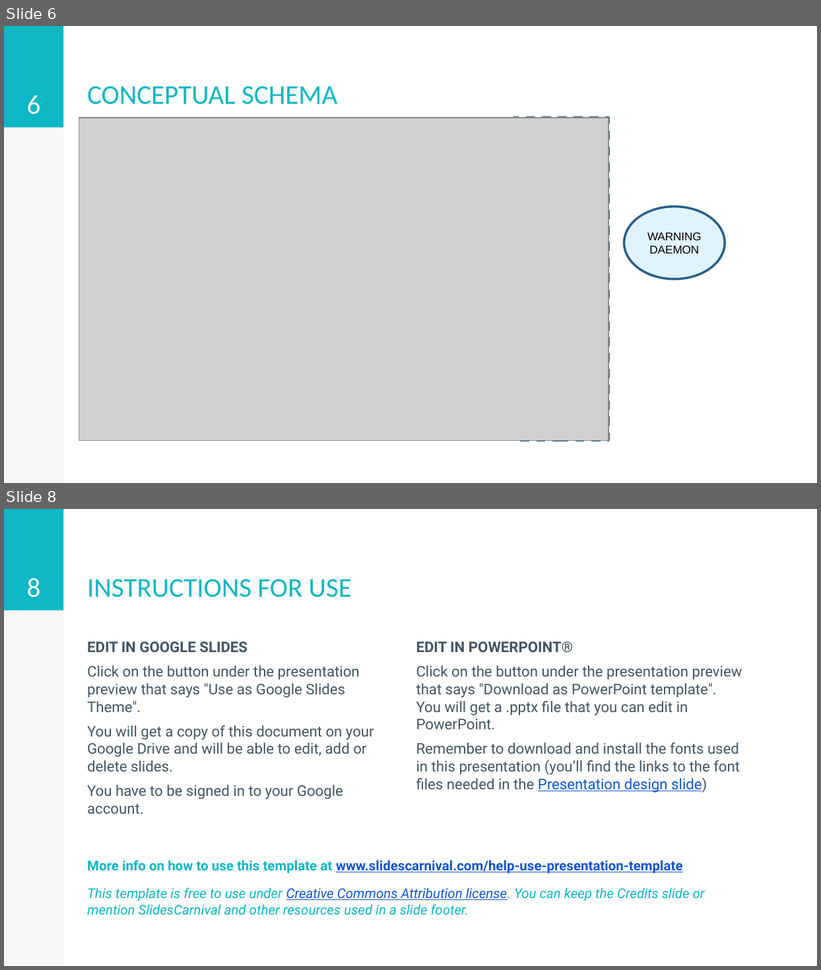
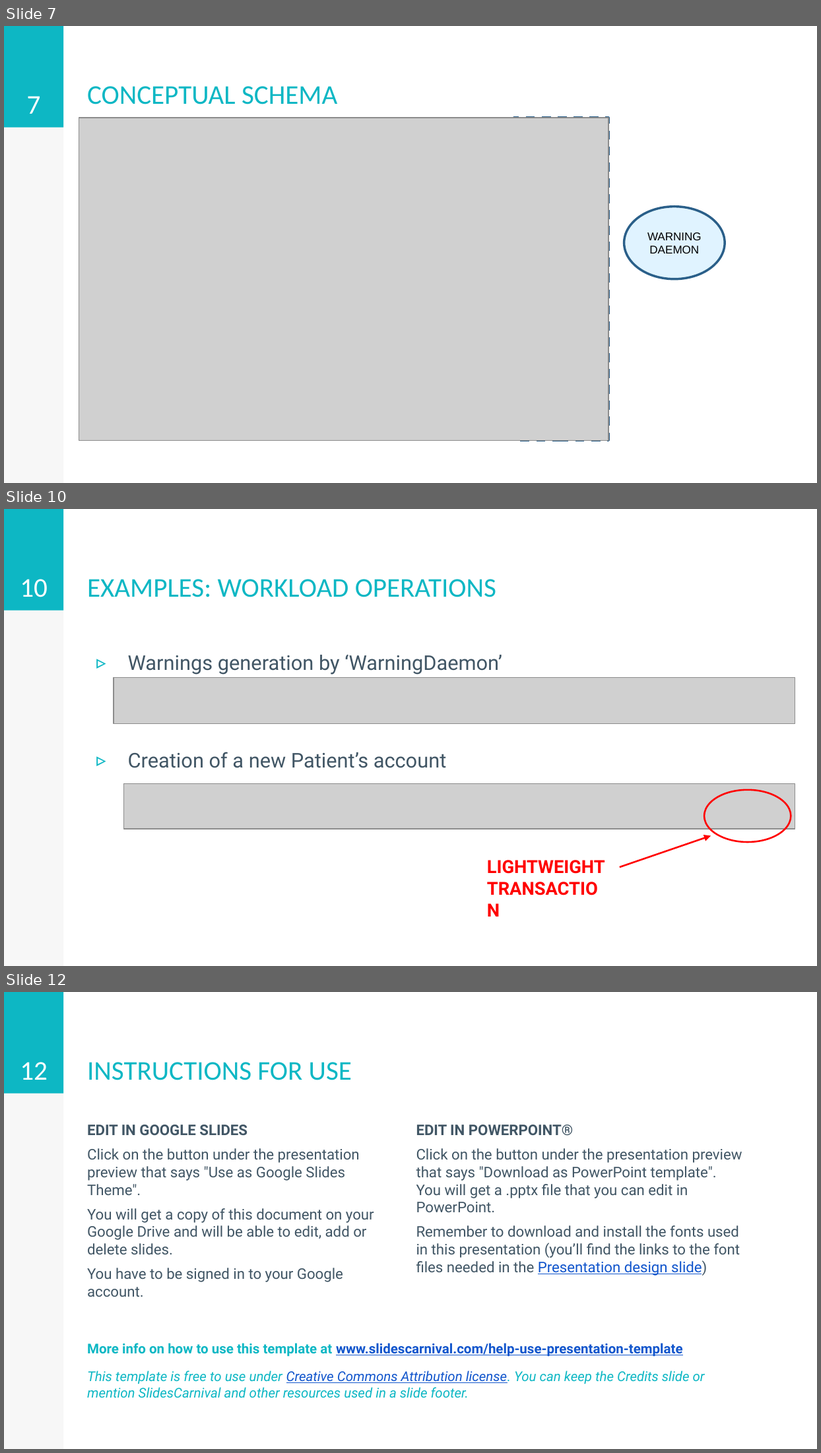
Before and after one commit to stefano-rebora/ADM_Project_2017-2018, a slide deck: documents/project_presentation.pptx. Shown one above the other, each under a label of ours: slides 6 and 8 before the commit, slides 7, 10 and 12 after it; the slides between them are not shown. The pictures are 821x970 and 821x1453 pixels, drawn with LibreOffice and Linux fonts; fonts in the diff are those of the drawing; grey boxes stand for pictures. Boxes give left, top, right and bottom in pixels: in the first picture for what was removed or moved away, otherwise in the second. Text is boxed around its words. In the diff, an @@ line names an element or a change of style, - is before the commit and + after.

```diff
--- a/documents/project_presentation.pptx
+++ b/documents/project_presentation.pptx
@@ slide 10 added at (x1=4, y1=509, x2=817, y2=966), background #FFFFFF; not listed: 2 template elements that a slide beside it also shows @@
@@ page number added at (x1=20, y1=579, x2=48, y2=597), 24 pt, text #FFFFFF @@
+10
@@ title added at (x1=87, y1=579, x2=496, y2=597), 24 pt, text #0DB7C4 @@
+EXAMPLES: WORKLOAD OPERATIONS
@@ text added at (x1=128, y1=655, x2=502, y2=768), 18 pt, text #415665 @@
+▹ Warnings generation by ‘WarningDaemon’
+▹ Creation of a new Patient’s account
@@ picture added at (x1=114, y1=678, x2=795, y2=724) @@
@@ picture added at (x1=123, y1=784, x2=795, y2=829) @@
@@ ellipse added at (x1=704, y1=790, x2=791, y2=842), outline #FF0000 1.5 pt @@
@@ arrow added from (620, 867) to (711, 836), #FF0000 1.5 pt @@
@@ text added at (x1=487, y1=860, x2=605, y2=874), 16 pt, text #FF0000, bold @@
+LIGHTWEIGHT TRANSACTION
@@ what was slide 6 is now slide 7 @@
@@ page number at (x1=27, y1=96, x2=41, y2=114): text changed @@
-6
+7
@@ what was slide 8 is now slide 12 @@
@@ page number at (x1=20, y1=1062, x2=48, y2=1080): text changed @@
-8
+12
```
Also in this commit, not shown: 13 slides changed, 3 other slides added, 1 slide removed.
